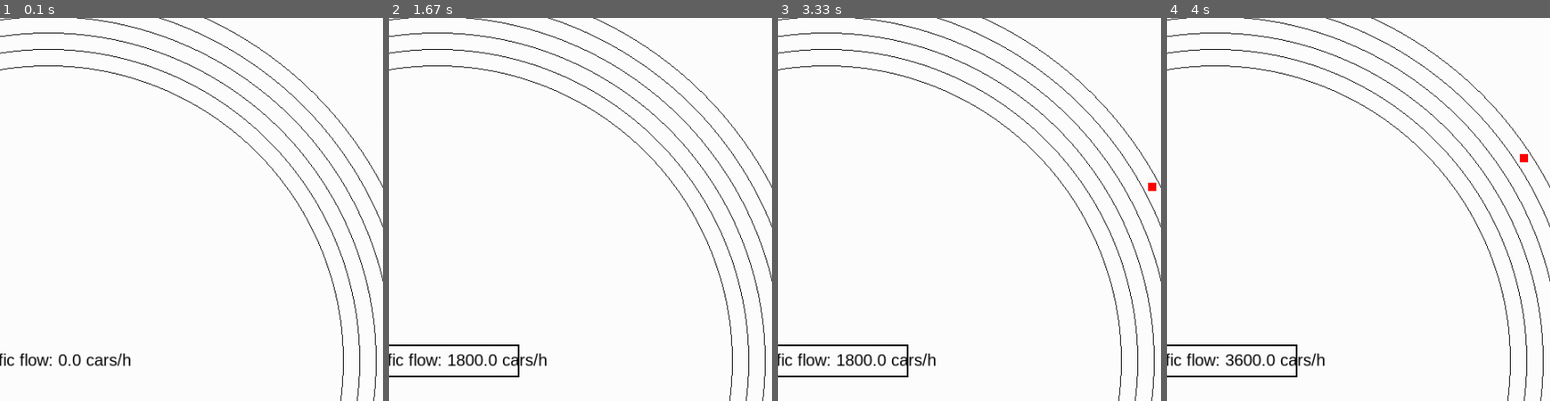
Above: before the commit, frames 1-4 (left to right).
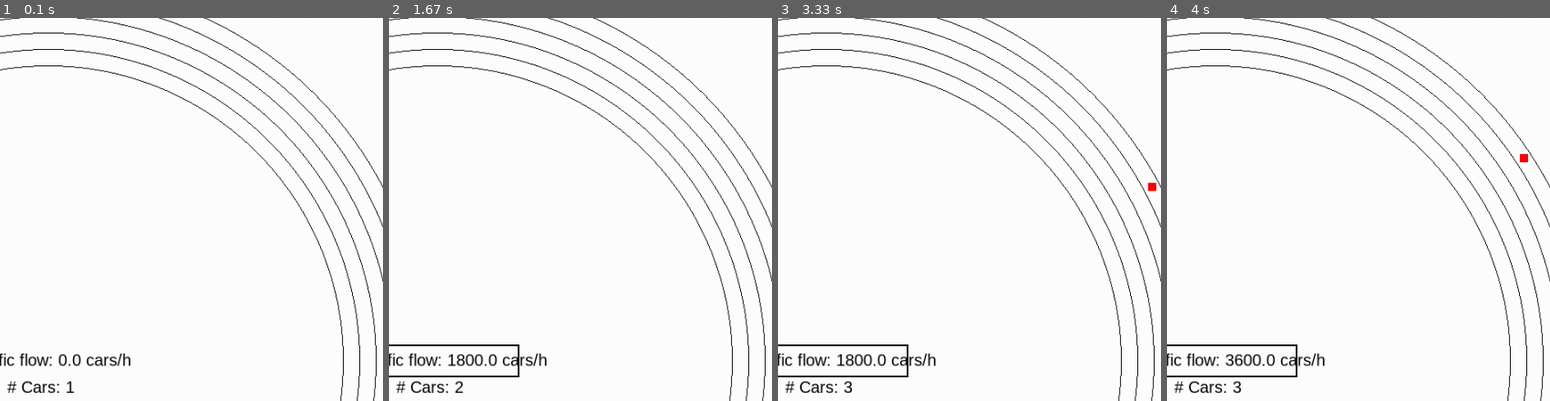
Above: after the commit, the same moments.

Repository: atonderski/TrafficMadness
Game: pygame game, started from traffic_madness/main.py
Two runs of this game, one before a commit and one after it. Both use one fixed random seed, a clock stepped at 60 frames per second and the inputs below.
Inputs:
- Up to frame 1 (0.1 s): no input
- Up to frame 2 (1.67 s): no input
- Up to frame 3 (3.33 s): no input
- Up to frame 4 (4 s): no input
The pictures show only the part of the screen within x 44-94%, y 5-55%; the shares and areas given below are measured in that part.

The runs differ from the first frame. In frame 1, 0.2% of the frame differs, in the area x 1-20%, y 94-99%; in frame 2, 0.2%; in frame 3, 0.2%; in frame 4, 0.2%.

Commit message:
Added number of cars to drawer
So one get get an impression on how long it takes for the initialisation

Diff:
--- a/traffic_madness/drawer/pygame_drawer.py
+++ b/traffic_madness/drawer/pygame_drawer.py
@@ -70,16 +70,22 @@
 
         self.screen.blit(self.bg_surface, (0, 0))
 
+        ''' Beginning changes in drawer T.F.'''
         # Add rectangle with text into the middle of the circle
         rect = pygame.Rect(400, 480, 200, 40)
         pygame.draw.rect(self.bg_surface, (0, 0, 0), rect, 2)
-        test_text = 'Traffic flow: ' + str(flow) + ' cars/h'
-        self.screen.blit(self.font.render(test_text, True, (0, 0, 0)), (405, 487))
+        flow_text = 'Traffic flow: ' + str(flow) + ' cars/h'
+        self.screen.blit(self.font.render(flow_text, True, (0, 0, 0)), (405, 487))
+        # Add number of cars to drawer to indicate state of initialisation
+        cars_text = '# Cars: ' + str(len(cars))
+        self.screen.blit(self.font.render(cars_text, True, (0, 0, 0)), (450, 520))
+        ''' End changes in drawer T.F.'''
 
         for index, car_rect in enumerate(car_rects):
             rect_surface = pygame.Surface(car_rect.size)
             rect_surface.fill(cars[index].color)
             self.screen.blit(rect_surface, (car_rect.x, car_rect.y))
+
 
         # circles
         for i in range(1,self.track.num_lanes+2):
